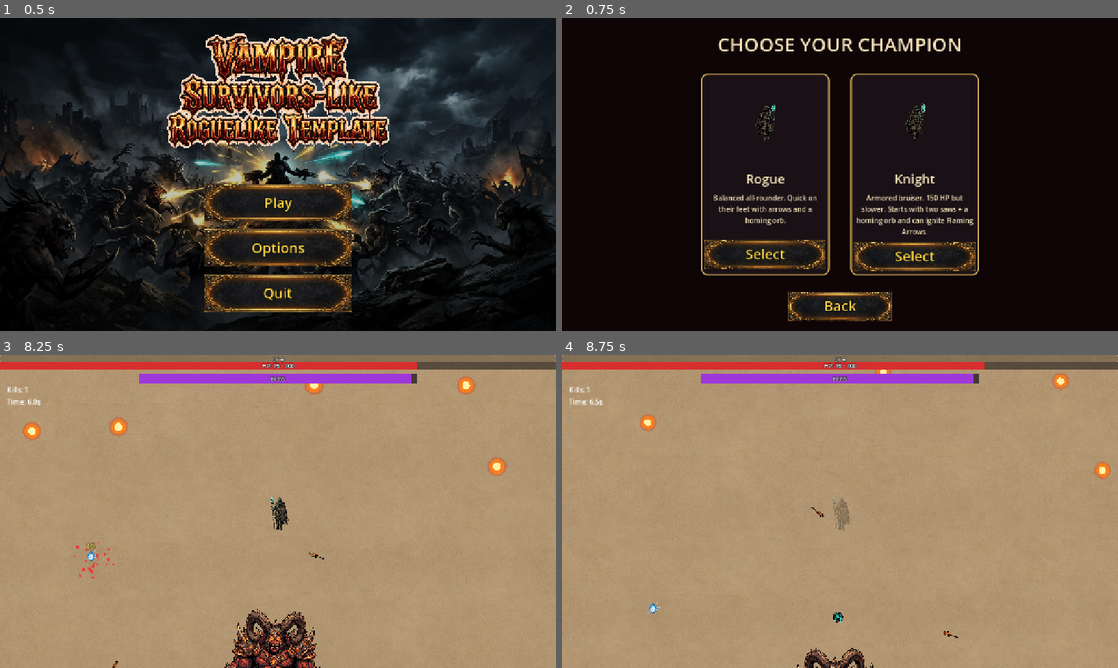
Above: before the commit, frames 1-4 (two rows, left to right).
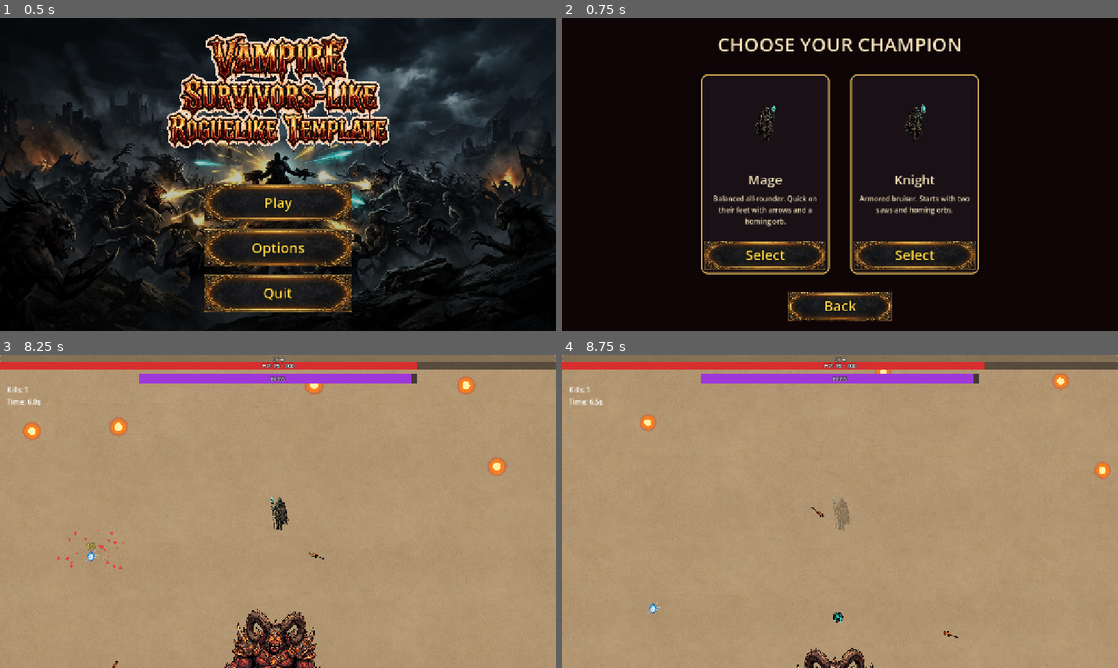
Above: after the commit, the same moments.

Repository: SummerEngine/template-2d-vampire-survivor-roguelike
Game: Godot game, scene res://scenes/main_menu.tscn
Same seed, same stepped clock (60 frames per second), same inputs: the game is played once before the commit and once after it.
Inputs (mouse positions are in pixels of both pictures, inside the frame that each line leads up to):
- Up to frame 1 (0.5 s): no input
- Up to frame 2 (0.75 s): click "Play" at 0.5 s
- Up to frame 3 (8.25 s): click "Select" at 1.25 s; tap Enter at 2 s; move the mouse to (400, 495) at 2.02 s; hold D 2.03-2.78 s; tap L at 2.1, 4.35, 6.6 s; click (400, 495) at 2.17 s; move the mouse to (166, 527) at 2.77 s; hold S 2.78-3.53 s; tap B at 2.85, 5.1, 7.35 s; move the mouse to (333, 442) at 3.52 s; hold D 3.53-4.28 s; hold R 3.53-4.28 s; move the mouse to (250, 574) at 4.27 s; hold W 4.28-5.03 s; click (250, 574) at 4.42 s; tap Space at 5 s; move the mouse to (177, 511) at 5.02 s; hold A 5.03-6.53 s; click (177, 511) at 5.17 s; move the mouse to (111, 464) at 5.77 s; tap R at 5.85 s; move the mouse to (305, 511) at 6.52 s; hold S 6.53-7.28 s; click (305, 511) at 6.67 s; move the mouse to (194, 433) at 7.27 s; hold D 7.28-8.03 s; move the mouse to (400, 495) at 8.02 s; hold W from 8.03 s (still down); hold R from 8.03 s (still down)
- Up to frame 4 (8.75 s): keep holding W; keep holding R

Frame 1 is identical in both runs. In frame 2, 4.2% of the frame differs, in the area x 25-75%, y 17-83%; in frame 3, 0.1%; in frame 4, nothing differs.

Commit message:
docs: knight art handoff spec (sprites + flame arrow, wiring steps)
Co-Authored-By: Claude Opus 4.8 (1M context) <noreply@anthropic.com>

Diff:
--- a/scenes/character_select.tscn
+++ b/scenes/character_select.tscn
@@ -66,7 +66,7 @@
 [node name="Name" type="Label" parent="Center/Cards/RogueCard/VBox"]
 layout_mode = 2
 theme_override_font_sizes/font_size = 30
-text = "Rogue"
+text = "Mage"
 horizontal_alignment = 1
 
 [node name="Blurb" type="Label" parent="Center/Cards/RogueCard/VBox"]
--- a/scripts/death_burst.gd
+++ b/scripts/death_burst.gd
@@ -10,10 +10,10 @@
 	amount = 28
 	lifetime = 0.6
 	direction = Vector2(0, -1)
-	spread = 180.0
+	spread = 110.0                    # bias the spray upward instead of all directions
 	gravity = Vector2(0, 520)         # chunks arc and fall -> weighty splat
-	initial_velocity_min = 90.0
-	initial_velocity_max = 360.0
+	initial_velocity_min = 220.0      # stronger initial pop so blood erupts upward
+	initial_velocity_max = 560.0
 	damping_min = 80.0
 	damping_max = 200.0
 	angular_velocity_min = -500.0
--- a/scripts/run_state.gd
+++ b/scripts/run_state.gd
@@ -10,7 +10,7 @@
 const CHARACTERS := {
 	"rogue": {
 		"id": "rogue",
-		"name": "Rogue",
+		"name": "Mage",
 		"blurb": "Balanced all-rounder. Quick on their feet with arrows and a homing orb.",
 		"max_health": 100.0,
 		"speed": 200.0,
@@ -25,7 +25,7 @@
 	"knight": {
 		"id": "knight",
 		"name": "Knight",
-		"blurb": "Armored bruiser. 150 HP but slower. Starts with two saws + a homing orb and can ignite Flaming Arrows.",
+		"blurb": "Armored bruiser. Starts with two saws and homing orbs.",
 		"max_health": 150.0,
 		"speed": 150.0,
 		"magnet_radius": 200.0,
--- a/scripts/sfx.gd
+++ b/scripts/sfx.gd
@@ -16,7 +16,7 @@
 	"arrow_shoot":  ["res://assets/sounds/orb_cast.mp3",     -17.0, 0.12],
 	"orb_cast":     ["res://assets/sounds/arrow_shoot.mp3",  -15.0, 0.12],
 	"enemy_hit":    ["res://assets/sounds/enemy_hit.mp3",    -13.0, 0.18],
-	"enemy_death":  ["res://assets/sounds/enemy_death.mp3",   -9.0, 0.15],
+	"enemy_death":  ["res://assets/sounds/enemy_death.mp3",  -15.0, 0.15],
 	"explosion":    ["res://assets/sounds/explosion.mp3",     -5.0, 0.10],
 	"saw_hit":      ["res://assets/sounds/saw_hit.mp3",      -17.0, 0.20],
 	"lightning":    ["res://assets/sounds/lightning.mp3",     -4.0, 0.10],
Not shown, added: knight_art_todo.md
